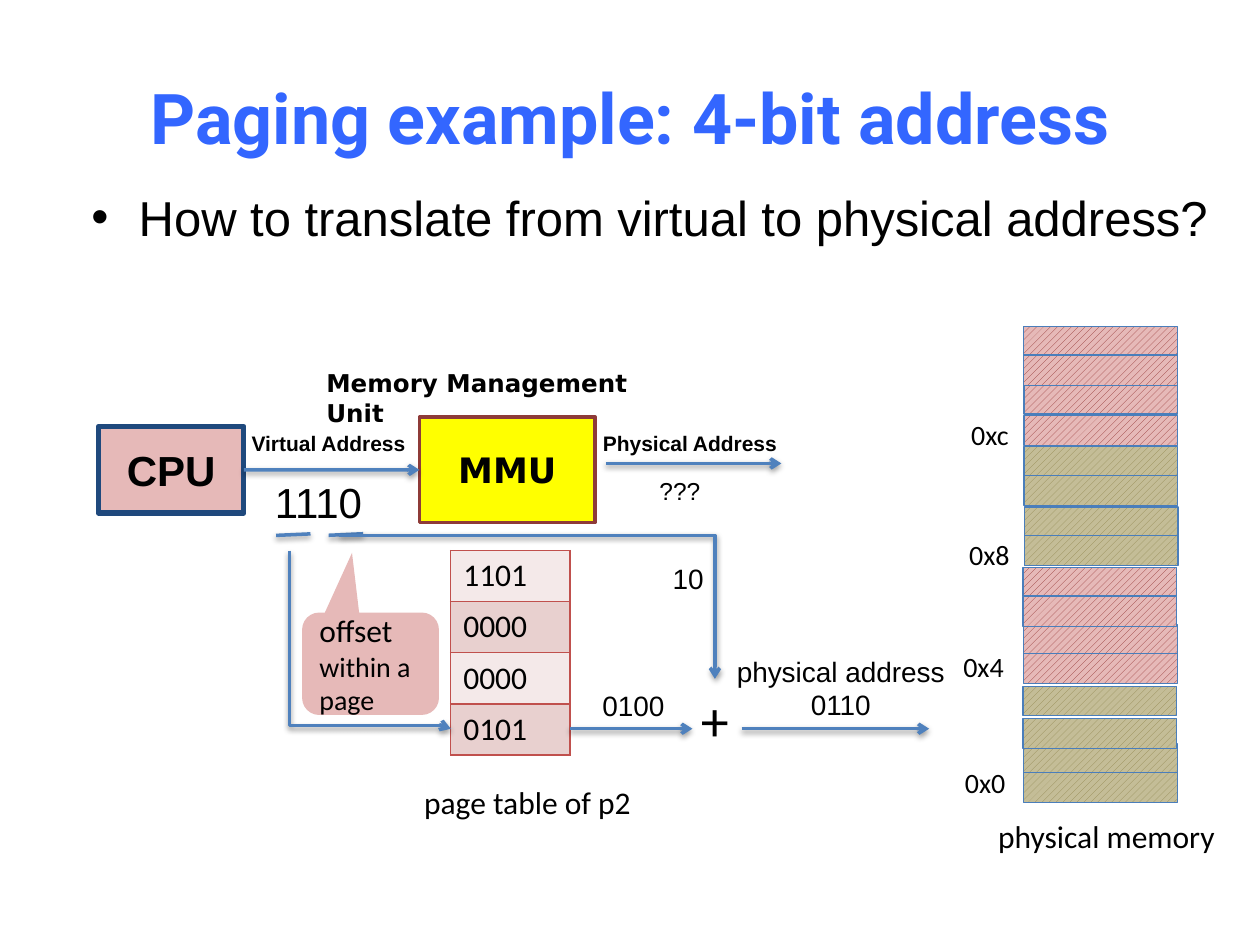
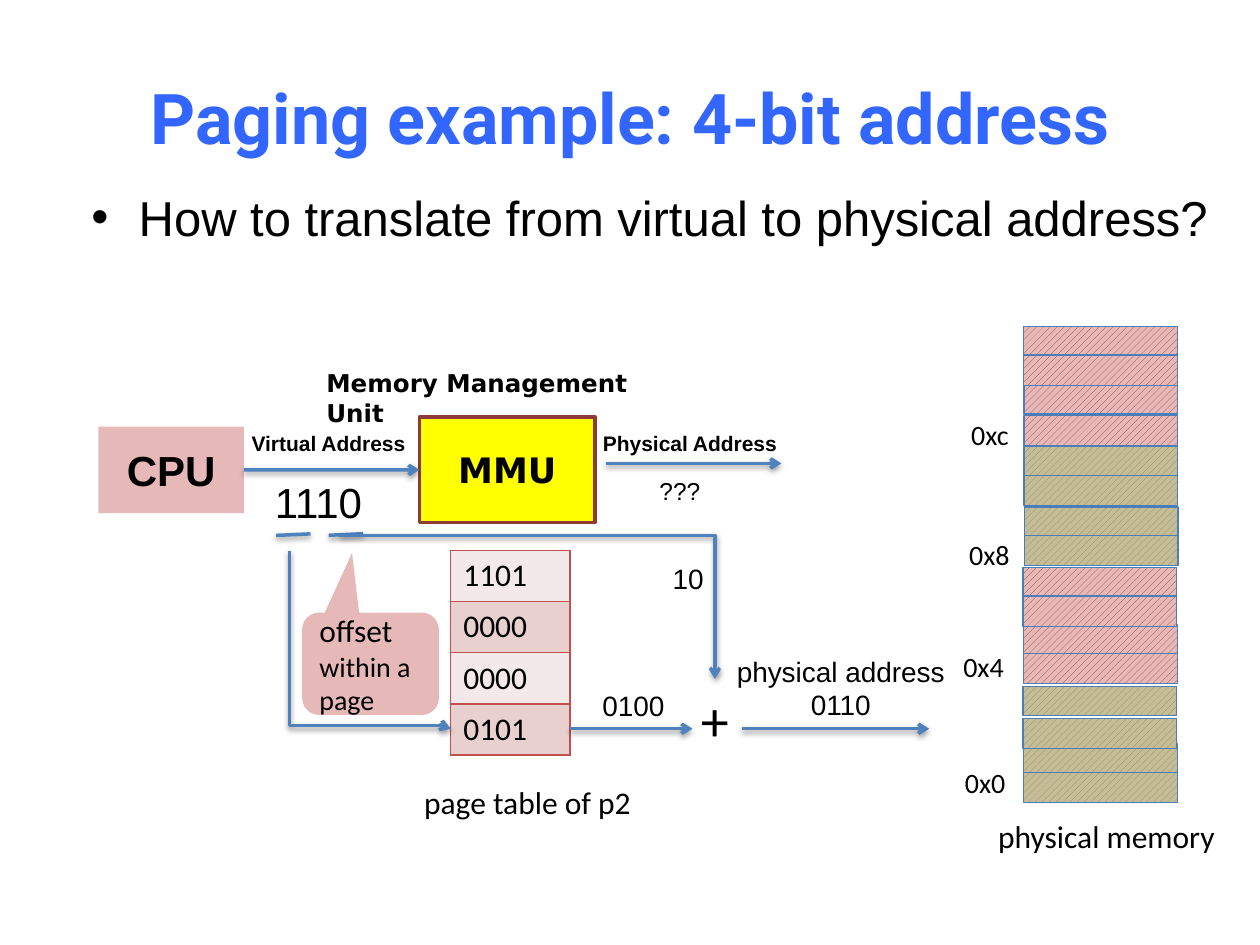
Before and after one commit to NYU-CSO/nyu-cso.github.io, a slide deck: slide 21 of notes/15-Virtual_memory.pptx. Drawn at 1260x945 pixels with LibreOffice and Linux fonts; fonts in the diff are those of the drawing. Boxes give left, top, right and bottom in pixels: in the first picture for what was removed or moved away, otherwise in the second. Text is boxed around its words. In the diff, an @@ line names an element or a change of style, - is before the commit and + after.

```diff
--- a/notes/15-Virtual_memory.pptx
+++ b/notes/15-Virtual_memory.pptx
@@ rectangle "CPU" at (x1=98, y1=427, x2=244, y2=514): outline #1F497D 3 pt to none @@
```
Also in this commit, not shown: 5 other slides changed, 1 other file.
